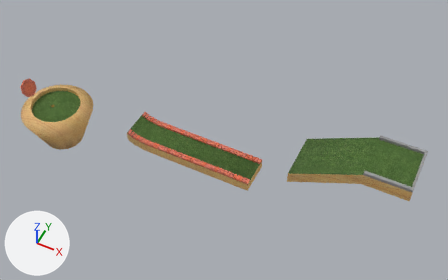
Two versions of the OBJ model Resources/Models/hole2/Hole.obj, one commit apart.
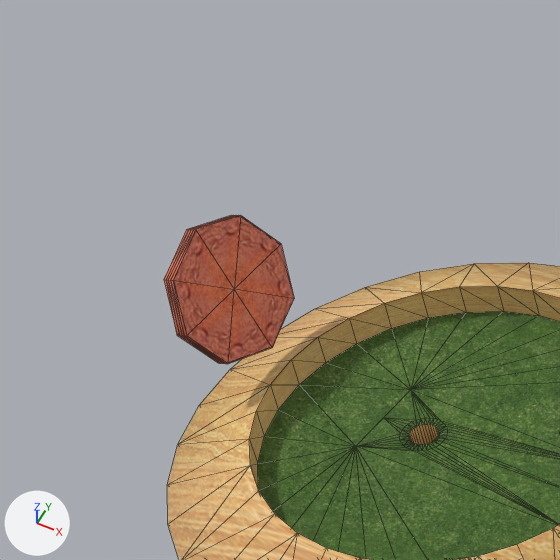
Each version appears first whole from a camera (50 mm lens) standing at (117.0, -275.0, 398.0) and looking at (-27.0, 12.0, 39.0), and next in a close-up on the part from 0% to 16% of the width and 19% to 43% of the height. Lighting does not change. The marker at lower left points along +X, +Y and +Z. The close-ups show mesh edges as thin lines. Where no turn or scale is listed for an object, it has been applied to the vertices.

Names of what the first close-up shows: 'Box5132', 'group1', 'wood2', 'woodlarge'.
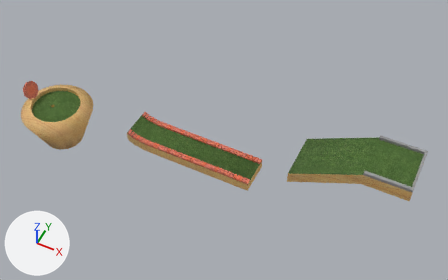
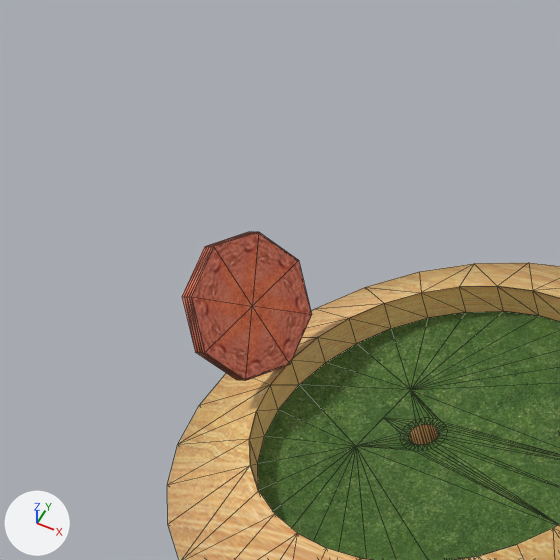
The edits, one by one:
me_box5132 is used by ob_box5132; location (0.0, 0.0, 0.0).
me_box5132 had 74 vertices, 128 faces and spanned x -212.0..6.0, y -13.0..13.0, z 20.0..35.0.
me_box5132 now has 74 vertices, 128 faces and spans x -211.0..6.0, y -13.0..13.0, z 18.0..34.0.
Part 1, on me_box5132:
10 vertices are removed from x -212.0..-206.0, y -8.0..5.0, z 20.0..35.0.
34 faces are deleted.
16 vertices in x -212.0..-205.0, y -8.0..8.0, z 21.0..33.0 move by (2.0, 0.0, -2.0).
11 vertices in x -212.0..-206.0, y -6.0..8.0, z 20.0..35.0 move by (2.0, 0.0, -1.0).
5 vertices move from x -211.0..-207.0, y -8.0..8.0, z 20.0..35.0 to x -211.0..-207.0, y -8.0..8.0, z 26.0..34.0.
10 vertices are added at x -210.0..-204.0, y -8.0..5.0, z 18.0..33.0.
34 new faces join them.

Changed parts and their boxes (x1, y1, x2, y2) in the close-ups (560 x 560 px):
'Box5132', reshaped: before (164, 215, 294, 364); after (182, 232, 312, 380)
